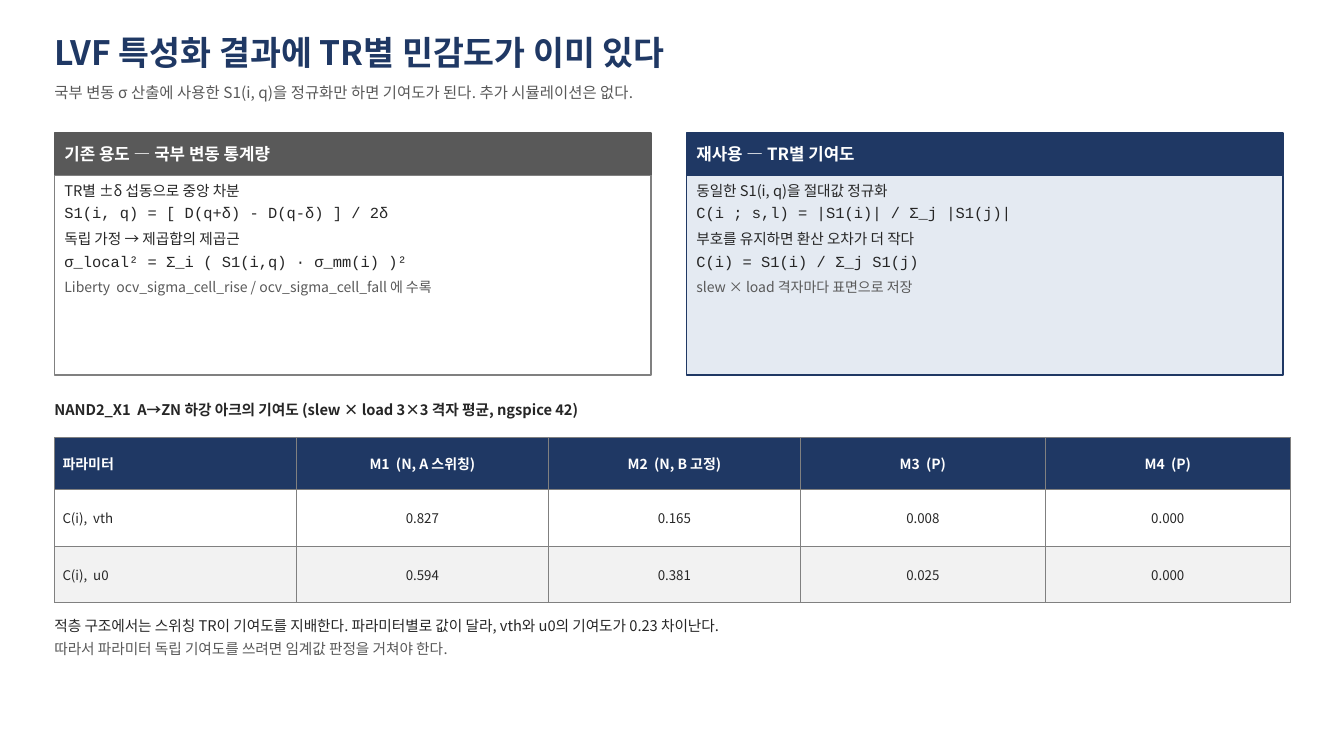
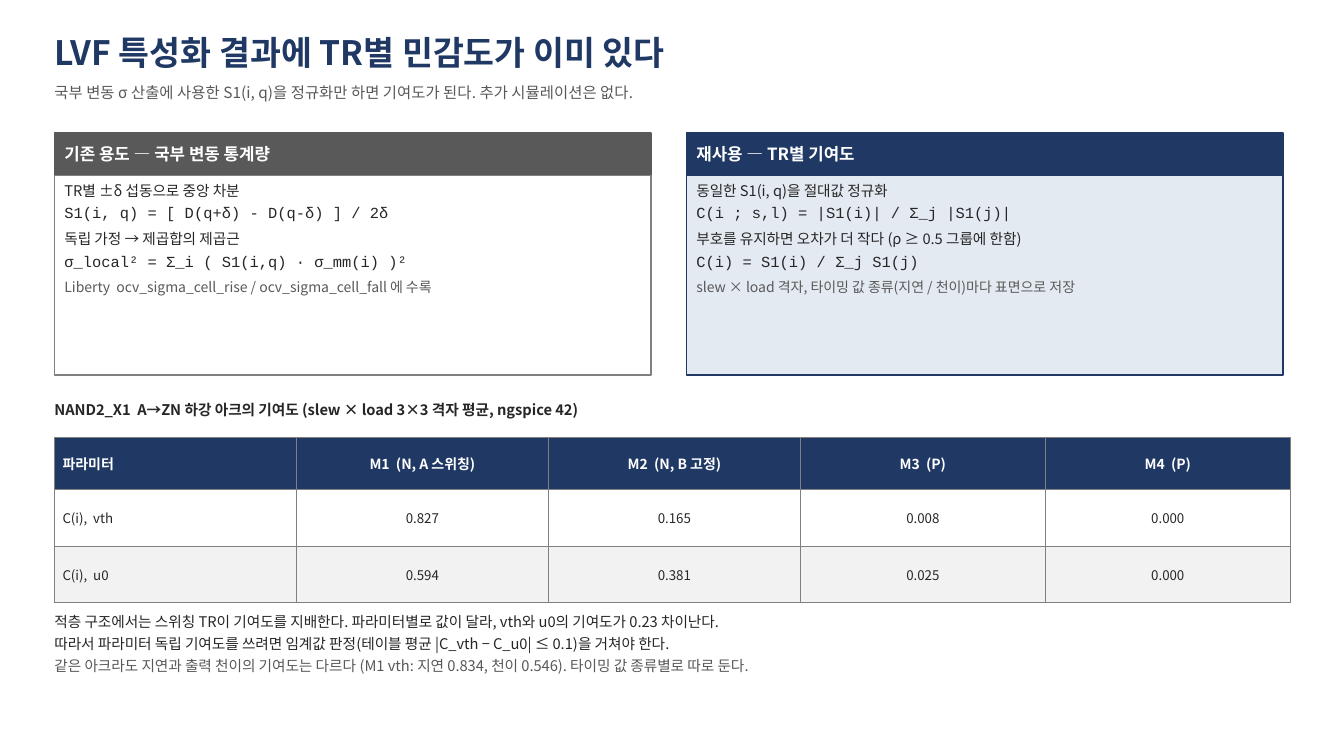
Before and after one commit to Yoobeom/Yoobeom, a slide deck: slide 2 of lvf_global_var/doc/slides/invention_4steps.pptx. Drawn at 1344x756 pixels with LibreOffice and Linux fonts; fonts in the diff are those of the drawing. Boxes give left, top, right and bottom in pixels: in the first picture for what was removed or moved away, otherwise in the second. Text is boxed around its words. In the diff, an @@ line names an element or a change of style, - is before the commit and + after.

```diff
--- a/lvf_global_var/doc/slides/invention_4steps.pptx
+++ b/lvf_global_var/doc/slides/invention_4steps.pptx
@@ text in rectangle at box(696, 231, 1022, 247): text changed @@
-부호를 유지하면 환산 오차가 더 작다
+부호를 유지하면 오차가 더 작다 (ρ ≥ 0.5 그룹에 한함)
@@ text in rectangle at box(696, 280, 1075, 295): text changed @@
-slew × load 격자마다 표면으로 저장
+slew × load 격자, 타이밍 값 종류(지연 / 천이)마다 표면으로 저장
@@ text at box(54, 615, 719, 630): less space between paragraphs @@
@@ text at box(54, 636, 749, 674): text changed @@
-따라서 파라미터 독립 기여도를 쓰려면 임계값 판정을 거쳐야 한다.
+따라서 파라미터 독립 기여도를 쓰려면 임계값 판정(테이블 평균 |C_vth − C_u0| ≤ 0.1)을 거쳐야 한다.
+같은 아크라도 지연과 출력 천이의 기여도는 다르다 (M1 vth: 지연 0.834, 천이 0.546). 타이밍 값 종류별로 따로 둔다.
```
Also in this commit, not shown: 1 other slide changed, 12 other files.
